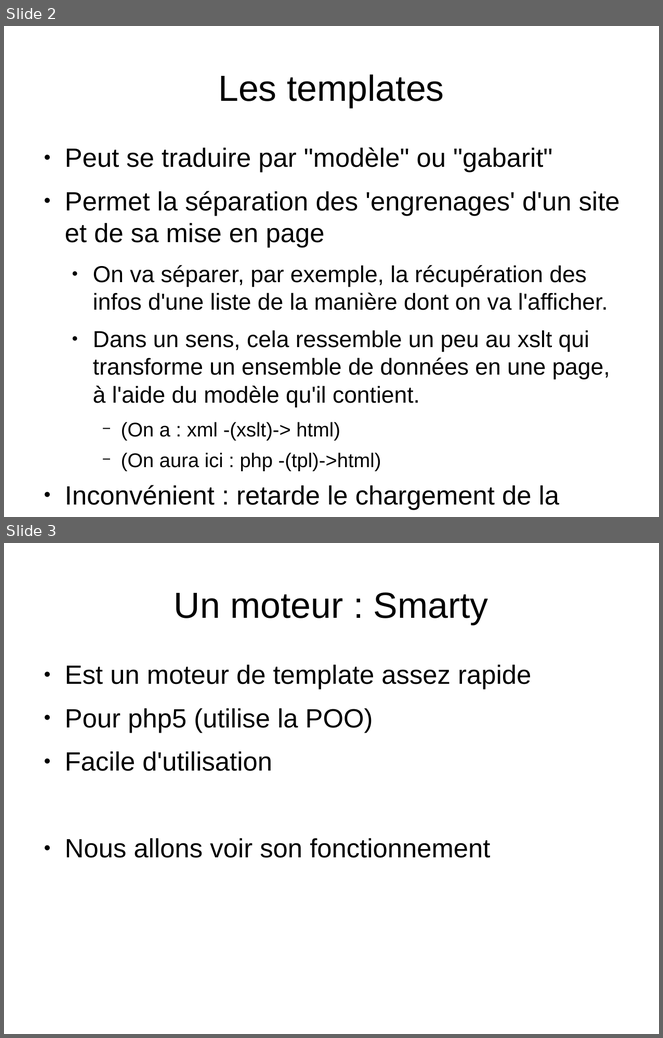
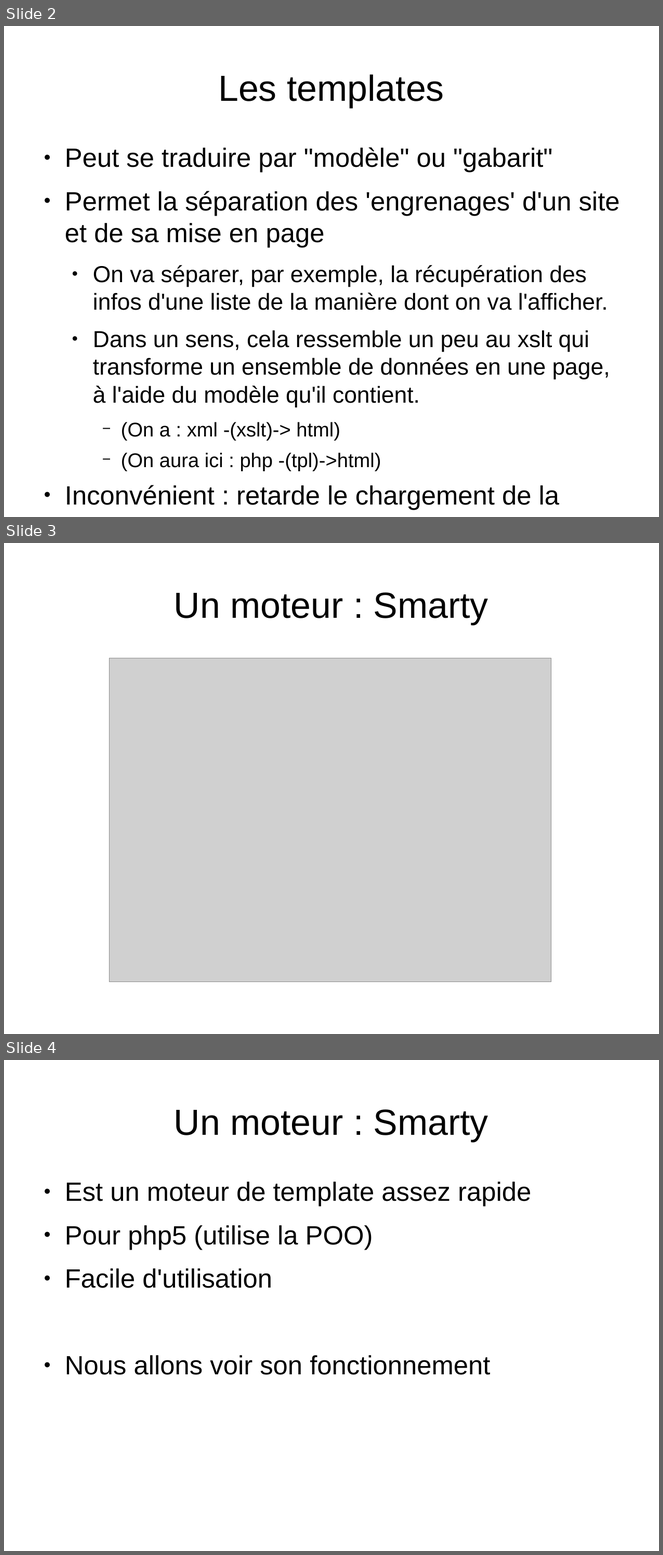
Before and after one commit to sion77/Bob-Project, a slide deck: docs/smarty.odp. Shown one above the other, each under a label of ours: slides 2 and 3 before the commit, slides 2, 3 and 4 after it. The pictures are 663x1038 and 663x1555 pixels, drawn with LibreOffice and Linux fonts; fonts in the diff are those of the drawing; grey boxes stand for pictures. Boxes give left, top, right and bottom in pixels: in the first picture for what was removed or moved away, otherwise in the second. Text is boxed around its words. In the diff, an @@ line names an element or a change of style, - is before the commit and + after.

Commit message:
Rien a voir : maj de ma presentation Smarty (pas touche depuis ce WE

```diff
--- a/docs/smarty.odp
+++ b/docs/smarty.odp
@@ slide 3 added at box(4, 543, 659, 1034), background #FFFFFF @@
@@ title added at box(174, 592, 489, 625), 44 pt, text #000000 @@
+Un moteur : Smarty
@@ picture added at box(109, 658, 552, 982) @@
@@ what was slide 3 is now slide 4 @@
```
Also in this commit, not shown: 4 slides changed.
